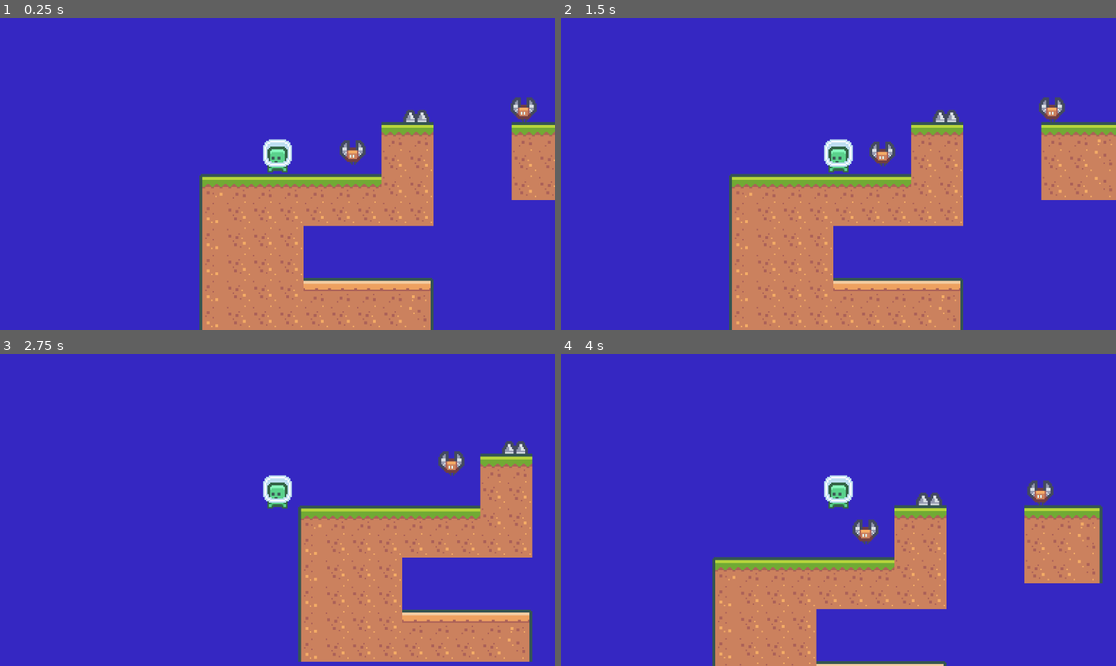
Above: before the commit, frames 1-4 (two rows, left to right).
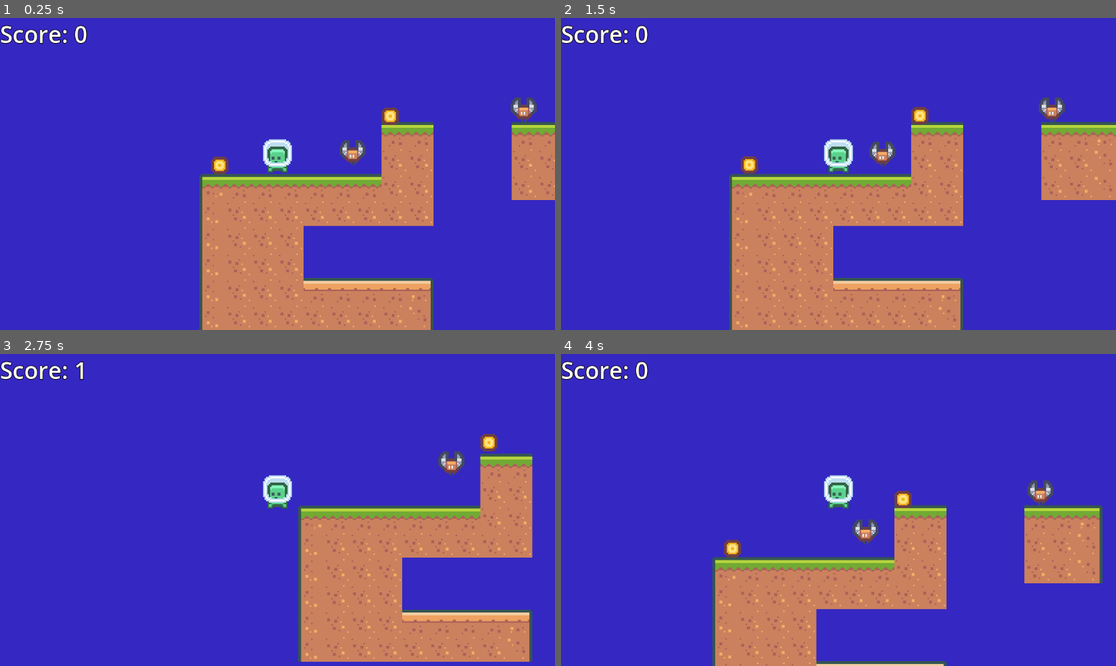
Above: after the commit, the same moments.

Repository: DanPillow/platform2dproject
Game: Godot game, scene res://level1.tscn
Same seed, same stepped clock (60 frames per second), same inputs: the game is played once before the commit and once after it.
Inputs:
- Up to frame 1 (0.25 s): no input
- Up to frame 2 (1.5 s): hold Right from 0.53 s (still down); tap Space at 0.77 s
- Up to frame 3 (2.75 s): tap Space at 1.52 s; release Right at 2.03 s; hold Left from 2.03 s (still down)
- Up to frame 4 (4 s): release Left at 2.78 s; hold Right from 2.78 s (still down); tap Space at 3.02, 3.77 s

The runs differ from the first frame. In frame 1, 1.0% of the frame differs, in the area x 0-78%, y 2-51%; in frame 2, 1.0%; in frame 3, 0.8%; in frame 4, 1.0%, in the area x 0-69%, y 2-66%.

Commit message:
Added End Flags and Coins

Diff:
--- /dev/null
+++ b/Coin.gd
@@ -0,0 +1,19 @@
+extends Area2D
+
+var bob_height:float=5.0
+var bob_speed:float=5.0
+
+@onready var start_y:float=global_position.y
+var t: float=0.0
+
+# Called every frame. 'delta' is the elapsed time since the previous frame.
+func _process(delta: float) -> void:
+	t+=delta
+	var d = (sin(t*bob_speed)+1)/2
+	global_position.y=start_y+(d*bob_height)
+
+
+func _on_body_entered(body: Node2D) -> void:
+	if body.is_in_group("Player"):
+		body.add_score(1)
+		queue_free()
--- /dev/null
+++ b/EndFlag.gd
@@ -0,0 +1,7 @@
+extends Area2D
+
+@export_file("*.tscn") var next_scene
+
+func _on_body_entered(body):
+	if body.is_in_group("Player"):
+		get_tree().change_scene_to_file.call_deferred(next_scene)
--- /dev/null
+++ b/End_Flag.tscn
@@ -0,0 +1,20 @@
+[gd_scene load_steps=4 format=3 uid="uid://dnymxm2ahjl3g"]
+
+[ext_resource type="Script" path="res://EndFlag.gd" id="1_gvj6n"]
+[ext_resource type="Texture2D" uid="uid://cop47aoytyxtb" path="res://Sprites/Objects/tile_0112.png" id="2_fvm35"]
+
+[sub_resource type="RectangleShape2D" id="RectangleShape2D_dajrj"]
+size = Vector2(18, 18)
+
+[node name="EndFlag" type="Area2D"]
+position = Vector2(437, -64)
+script = ExtResource("1_gvj6n")
+next_scene = "res://level1.tscn"
+
+[node name="Sprite" type="Sprite2D" parent="."]
+texture = ExtResource("2_fvm35")
+
+[node name="CollisionShape2D" type="CollisionShape2D" parent="."]
+shape = SubResource("RectangleShape2D_dajrj")
+
+[connection signal="body_entered" from="." to="." method="_on_body_entered"]
--- /dev/null
+++ b/coin.tscn
@@ -0,0 +1,20 @@
+[gd_scene load_steps=4 format=3 uid="uid://cwsytgny1s1kx"]
+
+[ext_resource type="Script" path="res://Coin.gd" id="1_omruu"]
+[ext_resource type="Texture2D" uid="uid://ydbe1tyhvygu" path="res://Sprites/Objects/tile_0151.png" id="2_qqgci"]
+
+[sub_resource type="CircleShape2D" id="CircleShape2D_dk6tk"]
+radius = 6.0
+
+[node name="Coin" type="Area2D"]
+script = ExtResource("1_omruu")
+
+[node name="Sprite" type="Sprite2D" parent="."]
+position = Vector2(-41, -12)
+texture = ExtResource("2_qqgci")
+
+[node name="CollisionShape2D" type="CollisionShape2D" parent="."]
+position = Vector2(-41, -12)
+shape = SubResource("CircleShape2D_dk6tk")
+
+[connection signal="body_entered" from="." to="." method="_on_body_entered"]
--- a/level1.tscn
+++ b/level1.tscn
@@ -1,17 +1,20 @@
-[gd_scene load_steps=9 format=4 uid="uid://b615yyeslh3dk"]
+[gd_scene load_steps=10 format=4 uid="uid://b615yyeslh3dk"]
 
 [ext_resource type="TileSet" uid="uid://ciyh6cinwo16j" path="res://new_tile_set.tres" id="1_adrjc"]
 [ext_resource type="Texture2D" uid="uid://2k3iywmsqila" path="res://Sprites/Characters/character_0001.png" id="2_0d58k"]
 [ext_resource type="Script" path="res://player.gd" id="2_m3krl"]
 [ext_resource type="PackedScene" uid="uid://csvcfbdb7pvpp" path="res://Enemy.tscn" id="4_e8o35"]
-[ext_resource type="Texture2D" uid="uid://bj4phc7ceh37p" path="res://Sprites/Objects/tile_0068.png" id="5_44vyq"]
-[ext_resource type="Script" path="res://Spikes.gd" id="6_6bblt"]
+[ext_resource type="PackedScene" uid="uid://b7c1v2fjtqb7j" path="res://spikes.tscn" id="5_fg726"]
+[ext_resource type="PackedScene" uid="uid://cwsytgny1s1kx" path="res://coin.tscn" id="6_ymbht"]
+[ext_resource type="PackedScene" uid="uid://dnymxm2ahjl3g" path="res://End_Flag.tscn" id="7_hlotq"]
 
 [sub_resource type="CapsuleShape2D" id="CapsuleShape2D_8mj78"]
 height = 28.0
 
-[sub_resource type="RectangleShape2D" id="RectangleShape2D_bjjuf"]
-size = Vector2(18, 9)
+[sub_resource type="LabelSettings" id="LabelSettings_pevwv"]
+font_size = 48
+outline_size = 5
+outline_color = Color(0.011597, 0.00418877, 0, 1)
 
 [node name="Main" type="Node2D"]
 
@@ -34,6 +37,15 @@
 [node name="Camera2D" type="Camera2D" parent="Player"]
 zoom = Vector2(3, 3)
 
+[node name="CanvasLayer" type="CanvasLayer" parent="Player"]
+
+[node name="ScoreText" type="Label" parent="Player/CanvasLayer"]
+custom_minimum_size = Vector2(25, 25)
+offset_right = 40.0
+offset_bottom = 23.0
+text = "Score: 0"
+label_settings = SubResource("LabelSettings_pevwv")
+
 [node name="Enemy" parent="." instance=ExtResource("4_e8o35")]
 position = Vector2(52, -8)
 move_dir = Vector2(0, -50)
@@ -42,16 +54,13 @@
 position = Vector2(163, -45)
 move_dir = Vector2(30, 0)
 
-[node name="Spikes" type="Area2D" parent="."]
-script = ExtResource("6_6bblt")
+[node name="Spikes" parent="." instance=ExtResource("5_fg726")]
+position = Vector2(247, -18)
 
-[node name="Sprite" type="Sprite2D" parent="Spikes"]
-position = Vector2(96, -44.5)
-scale = Vector2(1, 0.944444)
-texture = ExtResource("5_44vyq")
+[node name="Coin" parent="." instance=ExtResource("6_ymbht")]
+position = Vector2(1, 1)
 
-[node name="CollisionShape2D" type="CollisionShape2D" parent="Spikes"]
-position = Vector2(96, -40.5)
-shape = SubResource("RectangleShape2D_bjjuf")
+[node name="Coin2" parent="." instance=ExtResource("6_ymbht")]
+position = Vector2(119, -33)
 
-[connection signal="body_entered" from="Spikes" to="Spikes" method="_on_body_entered"]
+[node name="EndFlag" parent="." instance=ExtResource("7_hlotq")]
--- a/player.gd
+++ b/player.gd
@@ -3,6 +3,10 @@
 var move_speed : float=100.0
 var jump_force : float=200.0
 var gravity : float=500.0
+
+var score: int=0
+
+@onready var score_text: Label=get_node("CanvasLayer/ScoreText")
 
 func _physics_process(delta: float) -> void:
 	if not is_on_floor():
@@ -21,3 +25,11 @@
 		game_over()
 func game_over():
 	get_tree().reload_current_scene()
+
+func add_score(amount):
+	score+=amount
+	score_text.text=str("Score: ", score)
+
+
+func _on_end_flag_body_entered(body: Node2D) -> void:
+	pass # Replace with function body.
--- /dev/null
+++ b/spikes.tscn
@@ -0,0 +1,21 @@
+[gd_scene load_steps=4 format=3 uid="uid://b7c1v2fjtqb7j"]
+
+[ext_resource type="Script" path="res://Spikes.gd" id="1_hfv0i"]
+[ext_resource type="Texture2D" uid="uid://bj4phc7ceh37p" path="res://Sprites/Objects/tile_0068.png" id="2_4fm8d"]
+
+[sub_resource type="RectangleShape2D" id="RectangleShape2D_bjjuf"]
+size = Vector2(18, 9)
+
+[node name="Spikes" type="Area2D"]
+script = ExtResource("1_hfv0i")
+
+[node name="Sprite" type="Sprite2D" parent="."]
+position = Vector2(96, -44.5)
+scale = Vector2(1, 0.944444)
+texture = ExtResource("2_4fm8d")
+
+[node name="CollisionShape2D" type="CollisionShape2D" parent="."]
+position = Vector2(96, -40.5)
+shape = SubResource("RectangleShape2D_bjjuf")
+
+[connection signal="body_entered" from="." to="." method="_on_body_entered"]
